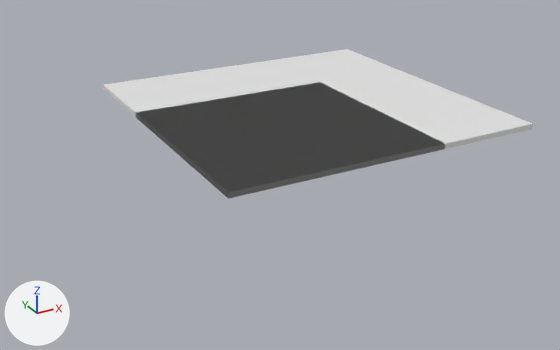
One commit to the Blender file scalingscene_2.blend: the scene before it, then after it.
Rendered twice from a 50 mm lens placed at (-5.24, -10.26, 4.77), pointed at (0.81, 0.74, -0.73). Arrows for +X, +Y and +Z are at lower left; the lights stay in place. The same objects are shown in both versions, whatever each file hides.

Names of what the first picture shows: 'discofloor_l'.
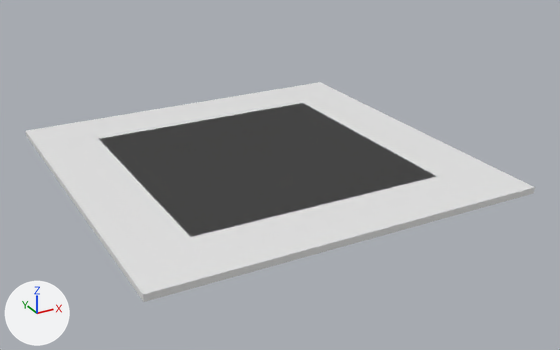
Patch to the scene script:
```diff
--- a/scalingscene_2.blend.py
+++ b/scalingscene_2.blend.py
@@ me_cube_082 @@
 # used by ob_discofloor_l; location = (0.0, 0.0, 0.0); scale = (10.0, 10.0, 0.5)
-me_cube_082.from_pydata(...)  # 66 vertices, 64 faces; spans x -0.1..0.1, y -0.1..0.1, z -0.1..0.1
+me_cube_082.from_pydata(...)  # 594 vertices, 576 faces; spans x -0.3..0.3, y -0.3..0.3, z -0.1..0.1
+# me_cube_082 part 1: the loose piece of 66 vertices spanning x -0.1..0.1, y -0.1..0.1, z -0.1..0.1 is copied, and the copy is moved by (-0.2, 0.2, 0.0); it spans x -0.3..-0.1, y 0.1..0.3, z -0.1..0.1
+# me_cube_082 part 2: the loose piece of 66 vertices spanning x -0.1..0.1, y -0.1..0.1, z -0.1..0.1 is copied, and the copy is moved by (0.0, 0.2, 0.0); it spans x -0.1..0.1, y 0.1..0.3, z -0.1..0.1
+# me_cube_082 part 3: the loose piece of 66 vertices spanning x -0.1..0.1, y -0.1..0.1, z -0.1..0.1 is copied, and the copy is moved by (0.2, -0.2, 0.0); it spans x 0.1..0.3, y -0.3..-0.1, z -0.1..0.1
+# me_cube_082 part 4: the loose piece of 66 vertices spanning x -0.1..0.1, y -0.1..0.1, z -0.1..0.1 is copied, and the copy is moved by (0.2, 0.0, 0.0); it spans x 0.1..0.3, y -0.1..0.1, z -0.1..0.1
+# me_cube_082 part 5: the loose piece of 66 vertices spanning x -0.1..0.1, y -0.1..0.1, z -0.1..0.1 is copied, and the copy is moved by (0.2, 0.2, 0.0); it spans x 0.1..0.3, y 0.1..0.3, z -0.1..0.1
+# me_cube_082 part 6: 198 vertices added at x -0.3..0.1, y -0.3..0.1, z -0.1..0.1
@@ me_cube_081 @@
 # used by ob_discofloor_m; location = (0.0, 0.0, 0.0); scale = (10.0, 10.0, 0.5)
-me_cube_081.from_pydata(...)  # 66 vertices, 64 faces; spans x -0.1..0.1, y -0.1..0.1, z -0.1..0.1
+me_cube_081.from_pydata(...)  # 264 vertices, 256 faces; spans x -0.2..0.2, y -0.2..0.2, z -0.1..0.1
+# me_cube_081 part 7
+# 12 vertices are removed from x -0.1..0.1, y -0.1..0.1, z 0.0
+# 46 faces are deleted
+# 22 new vertices lie (0.0, -0.05, 0.0) away from vertices in x -0.1..0.1, y -0.1..0.1, z -0.1..0.1
+# 30 new vertices lie (-0.05, 0.0, 0.0) away from vertices in x -0.1..0.1, y -0.15..0.1, z -0.1..0.1
+# 16 new vertices lie (-0.05, 0.0, 0.0) away from vertices in x -0.15..0.05, y -0.15..0.1, z -0.1..0.1
+# 21 new vertices lie (0.0, 0.0, 0.1) away from vertices in x -0.2..0.1, y -0.15..0.1, z -0.1
+# 19 new vertices lie (0.0, -0.05, 0.0) away from vertices in x -0.2..0.1, y -0.15, z -0.1..0.1
+# 20 new vertices lie (0.05, 0.0, 0.0) away from vertices in x -0.2..0.1, y -0.2..0.1, z -0.1..0.1
+# 21 new vertices lie (0.0, 0.05, 0.0) away from vertices in x -0.2..0.15, y 0.1, z -0.1..0.1
+# 22 new vertices lie (0.05, 0.0, 0.0) away from vertices in x -0.15..0.15, y -0.2..0.15, z -0.1..0.1
+# 24 new vertices lie (0.0, 0.05, 0.0) away from vertices in x -0.2..0.2, y 0.0..0.15, z -0.1..0.1
+# 15 new vertices lie (0.0, 0.0, 0.1) away from vertices in x -0.15..0.2, y -0.2..0.2, z -0.1
+# 238 new faces join them
@@ ob_discofloor_l @@
 ob_discofloor_l.scale = (10.0, 10.0, 0.5)
-_m = ob_discofloor_l.modifiers.new('Array', 'ARRAY')
-_m.count = 3
-_m.constant_offset_displace = (0.0, 0.0, 0.0)
-_m.relative_offset_displace = (0.0, 1.0, 0.0)
-_m = ob_discofloor_l.modifiers.new('Array.001', 'ARRAY')
-_m.count = 3
-_m.constant_offset_displace = (0.0, 0.0, 0.0)
@@ ob_discofloor_m @@
 ob_discofloor_m.scale = (10.0, 10.0, 0.5)
-_m = ob_discofloor_m.modifiers.new('Array', 'ARRAY')
-_m.constant_offset_displace = (0.0, 0.0, 0.0)
-_m.relative_offset_displace = (0.0, 1.0, 0.0)
-_m = ob_discofloor_m.modifiers.new('Array.001', 'ARRAY')
-_m.constant_offset_displace = (0.0, 0.0, 0.0)
```

Changed parts and their boxes (x1, y1, x2, y2) in the pictures (560 x 350 px):
'discofloor_l', reshaped, modifiers changed (18% wider, 46% taller): before (103, 49, 533, 199); after (26, 82, 535, 302)
'discofloor_m', reshaped, modifiers changed (not visible before): after (100, 103, 434, 237)
part 1 of me_cube_082, added: after (26, 113, 176, 176)
part 2 of me_cube_082, added: after (136, 97, 281, 147)
part 3 of me_cube_082, added: after (345, 144, 535, 223)
part 4 of me_cube_082, added: after (284, 110, 445, 166)
part 5 of me_cube_082, added: after (233, 82, 376, 127)
part 6 of me_cube_082, added: after (54, 142, 426, 302)
